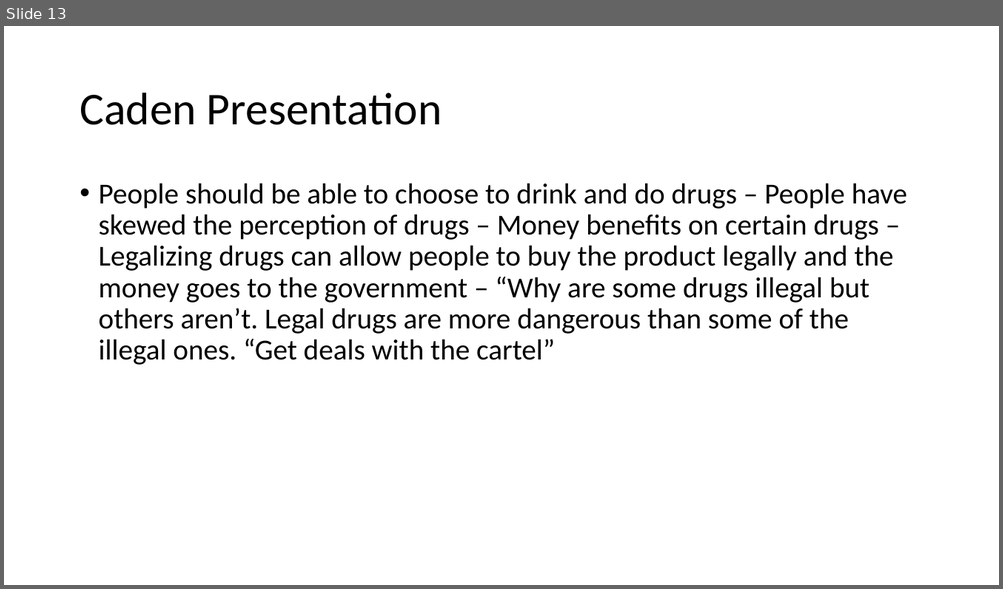
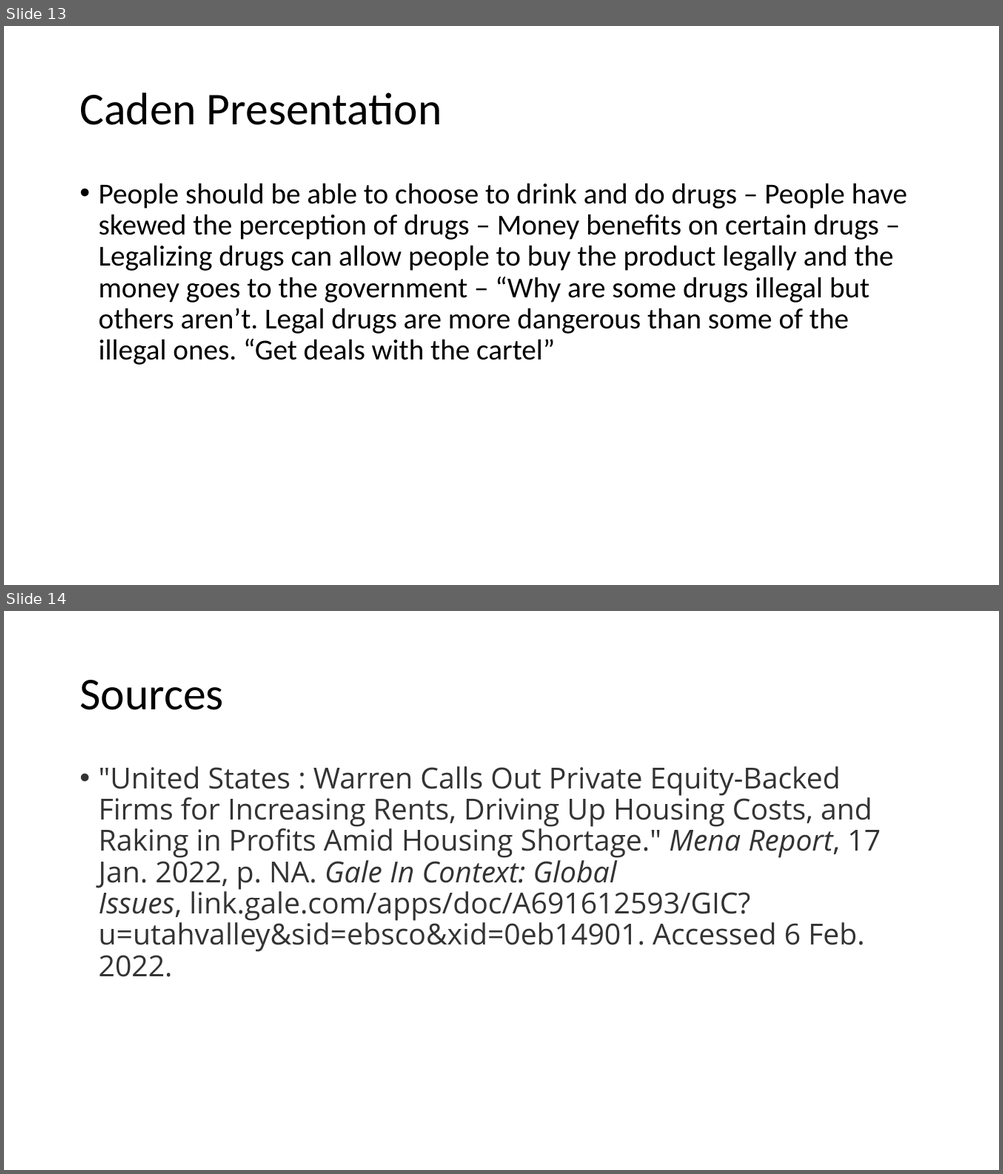
Before and after one commit to Sk1ttlelol/English-2010, a slide deck: costs of living A1 with slides.pptx. Shown one above the other, each under a label of ours: slide 13 before the commit, slides 13 and 14 after it. The pictures are 1003x589 and 1003x1174 pixels, drawn with LibreOffice and Linux fonts; fonts in the diff are those of the drawing. Boxes give left, top, right and bottom in pixels: in the first picture for what was removed or moved away, otherwise in the second. Text is boxed around its words. In the diff, an @@ line names an element or a change of style, - is before the commit and + after.

Commit message:
start of presentation

```diff
--- a/costs of living A1 with slides.pptx
+++ b/costs of living A1 with slides.pptx
@@ slide 14 added at (4, 611, 999, 1170), background #FFFFFF @@
@@ title added at (79, 680, 223, 710), 44 pt, text #000000 @@
+Sources
@@ text added at (99, 766, 880, 977), 28 pt, text #333333 @@
+• "United States : Warren Calls Out Private Equity-Backed Firms for Increasing Rents, Driving Up Housing Costs, and Raking in Profits Amid Housing Shortage." Mena Report, 17 Jan. 2022, p. NA. Gale In Context: Global Issues, link.gale.com/apps/doc/A691612593/GIC?u=utahvalley&sid=ebsco&xid=0eb14901. Accessed 6 Feb. 2022.
```
Also in this commit, not shown: 1 other file.
